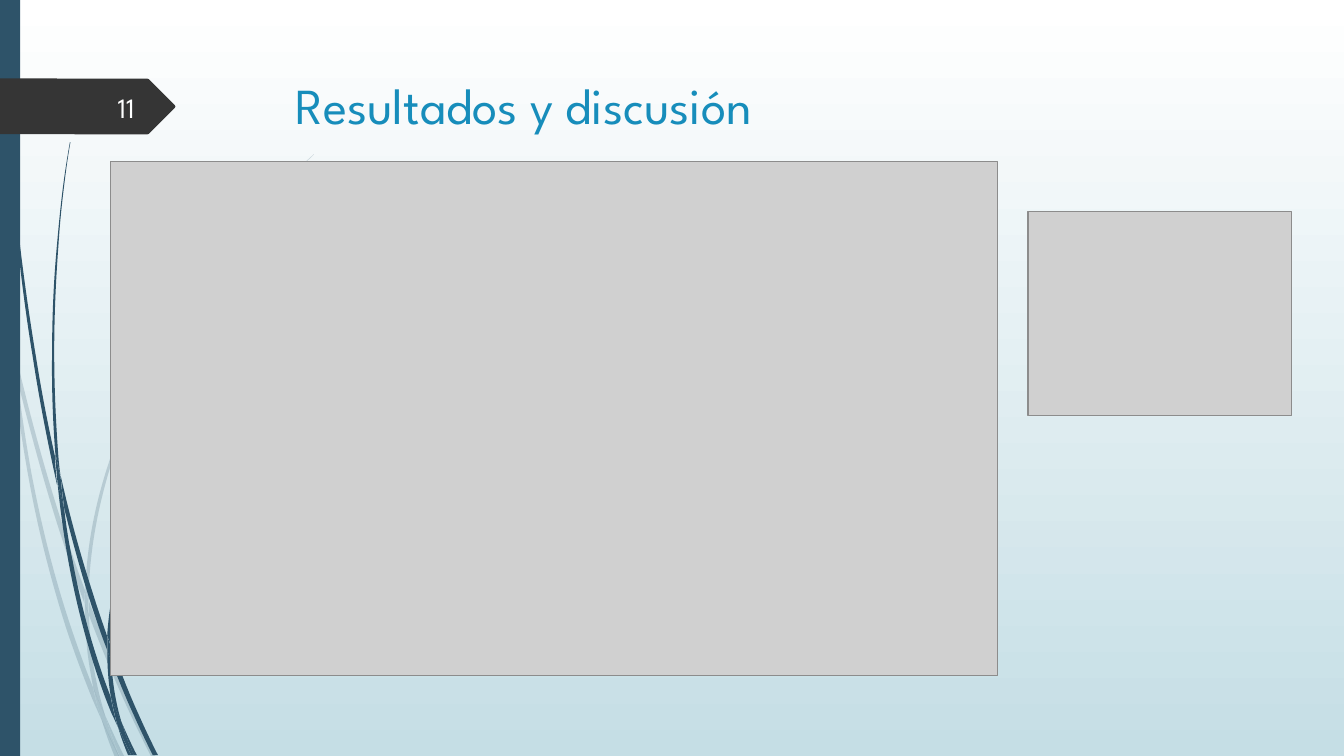
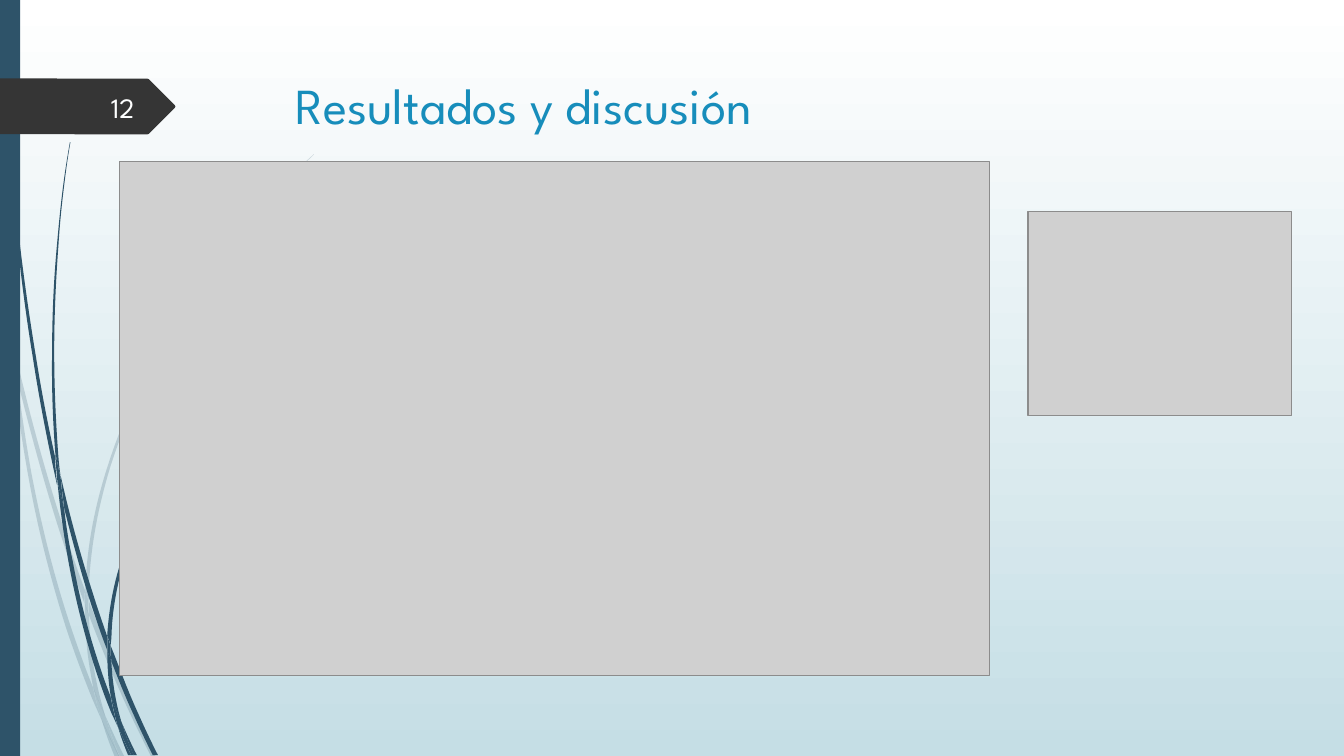
Before and after one commit to jsbarbosa/organica3, a slide deck: slide 12 of 5-AcilacionFC/seminario/AcilacionFC.ppt (slide 11 before the commit). Drawn at 1344x756 pixels with LibreOffice and Linux fonts; fonts in the diff are those of the drawing; grey boxes stand for pictures. Boxes give left, top, right and bottom in pixels: in the first picture for what was removed or moved away, otherwise in the second. Text is boxed around its words. In the diff, an @@ line names an element or a change of style, - is before the commit and + after.

```diff
--- a/5-AcilacionFC/seminario/AcilacionFC.ppt
+++ b/5-AcilacionFC/seminario/AcilacionFC.ppt
@@ page number at [111,99,135,118]: text changed @@
-11
+12
@@ picture: place and size @@
-picture at [111,161,997,675]
+picture at [120,161,989,675]
```
Also in this commit, not shown: 4 other slides changed, 1 slide added, 16 other files.
